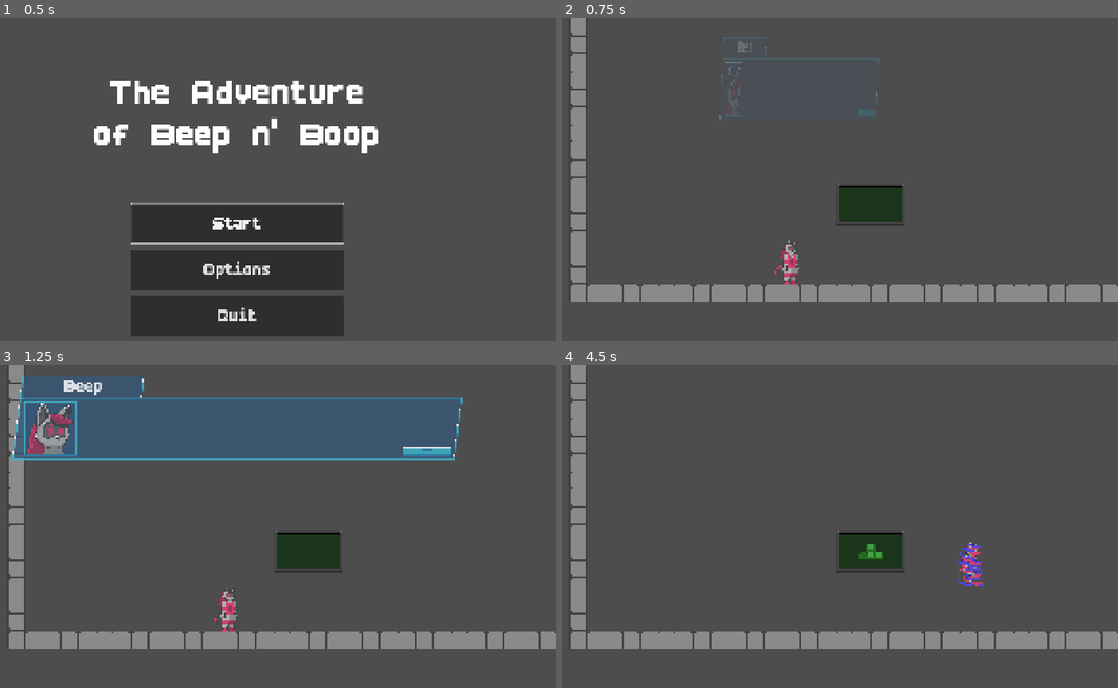
Above: before the commit, frames 1-4 (two rows, left to right).
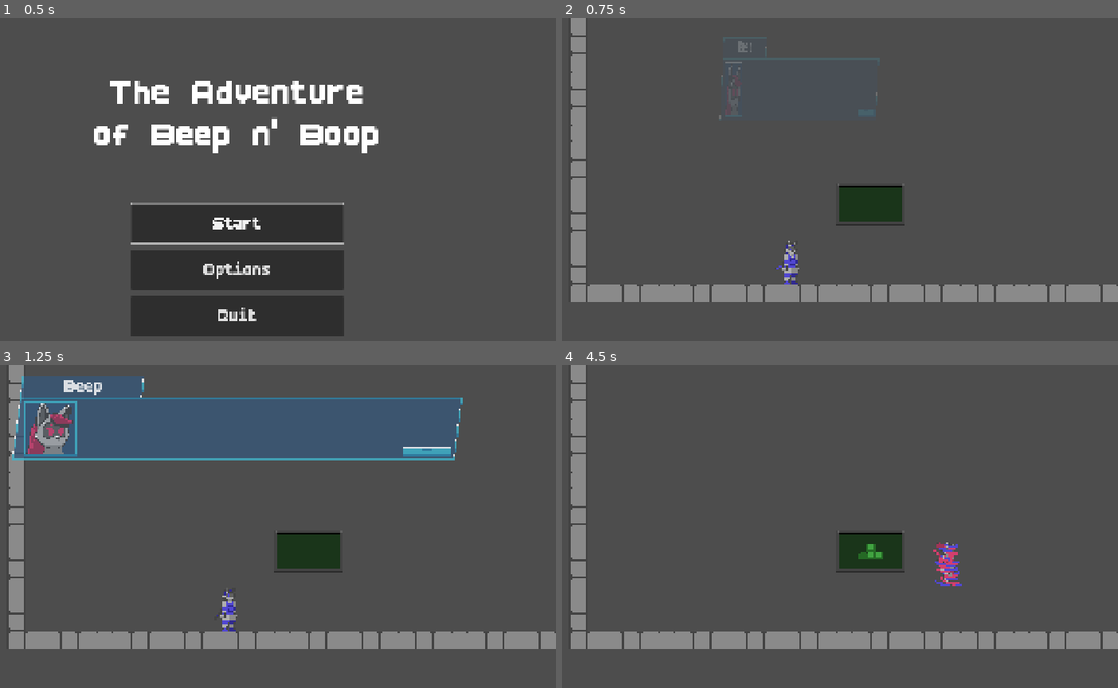
Above: after the commit, the same moments.

Repository: MatheoBrassart/The-Adventure-of-Beep-n-Boo-p
Game: Godot game, scene res://scenes/menus/main_menu.tscn
Same seed, same stepped clock (60 frames per second), same inputs: the game is played once before the commit and once after it. The engine's default icon, where the game draws it, is replaced by a stand-in: a white triangle on a blue panel in a dark square.
Inputs:
- Up to frame 1 (0.5 s): no input
- Up to frame 2 (0.75 s): click "Start" at 0.5 s
- Up to frame 3 (1.25 s): no input
- Up to frame 4 (4.5 s): hold D (move_right) 1.28-2.78 s; tap Shift (switch_character) every 0.75 s from 1.35 to 4.35 s; tap Space (jump) at 1.52, 2.27, 3.77 s; tap Enter at 2 s; hold A (move_left) 2.78-3.53 s; hold D (move_right) from 3.53 s (still down)

Frame 1 is identical in both runs. In frame 2, 0.1% of the frame differs, in the area x 38-43%, y 70-83%; in frame 3, 0.2%; in frame 4, 0.8%, in the area x 66-76%, y 54-69%.

Commit message:
Air acceleration reduction

Diff:
--- a/the-adventure-of-beep-n'-boop/scenes/levels/atelier/atelier_b_UNUSED1.tscn
+++ b/the-adventure-of-beep-n'-boop/scenes/levels/atelier/atelier_b_UNUSED1.tscn
@@ -22,6 +22,7 @@
 
 [node name="Player" parent="Original Player Spawns" instance=ExtResource("1_fufpy")]
 position = Vector2(24, 336)
+CURRENT_ACTIVE_CHARACTER = 0
 
 [node name="Camera2D" type="Camera2D" parent="Original Player Spawns/Player"]
 position = Vector2(543, -144)
--- a/the-adventure-of-beep-n'-boop/scenes/others/player.tscn
+++ b/the-adventure-of-beep-n'-boop/scenes/others/player.tscn
@@ -443,6 +443,7 @@
 [node name="Player" type="CharacterBody2D" groups=["Player"]]
 z_index = 5
 script = ExtResource("1_g2els")
+CURRENT_ACTIVE_CHARACTER = null
 
 [node name="SpriteBeep" type="AnimatedSprite2D" parent="."]
 sprite_frames = SubResource("SpriteFrames_dqkch")
--- a/the-adventure-of-beep-n'-boop/scripts/player.gd
+++ b/the-adventure-of-beep-n'-boop/scripts/player.gd
@@ -18,7 +18,9 @@
 
 # Base movement stats
 var MAX_SPEED = 300.0
-var ACCELERATION = 50
+var CURRENT_ACCELERATION = 0
+var GROUND_ACCELERATION_SETTER = 50
+var AIR_ACCELERATION_SETTER = 30
 var DECCELERATION_DIRECTION = 0
 const JUMP_VELOCITY = -625.0
 const GRAVITY_MULTIPLIER = 1.5
@@ -78,9 +80,9 @@
 		if not is_on_floor():
 			velocity += get_gravity() * GRAVITY_MULTIPLIER * delta
 			if not HIT_RESSORT == true:
-				ACCELERATION = 20
-		else:
-			ACCELERATION = 50
+				CURRENT_ACCELERATION = AIR_ACCELERATION_SETTER
+		else:
+			CURRENT_ACCELERATION = GROUND_ACCELERATION_SETTER
 			HIT_RESSORT = false
 
 	# If the player can't move, stop all input possibilities
@@ -168,9 +170,9 @@
 
 	if HANGING == false:
 		if direction_x == 0:
-			velocity.x = move_toward(velocity.x, 0, ACCELERATION)
-		else:
-			velocity.x = move_toward(velocity.x, MAX_SPEED * direction_x, ACCELERATION)
+			velocity.x = move_toward(velocity.x, 0, CURRENT_ACCELERATION)
+		else:
+			velocity.x = move_toward(velocity.x, MAX_SPEED * direction_x, CURRENT_ACCELERATION)
 	else:
 		velocity = direction_xANDy * MAX_HANGING_SPEED
 
@@ -216,7 +218,7 @@
 
 	# Reduces the acceleration of the player when a ressort is hit
 	HIT_RESSORT = true
-	ACCELERATION = 10
+	CURRENT_ACCELERATION = 10
 
 
 func check_respawn_informations():
